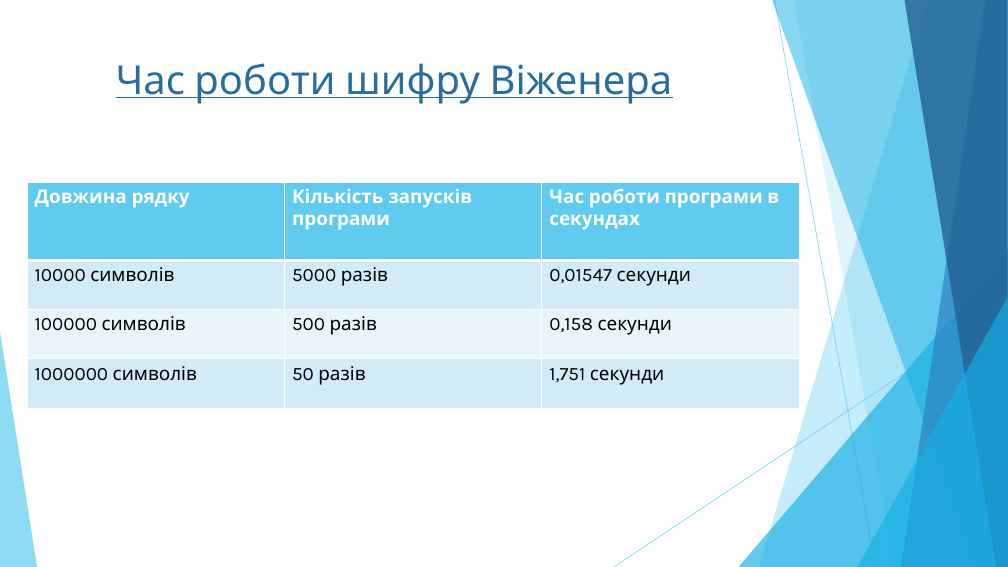
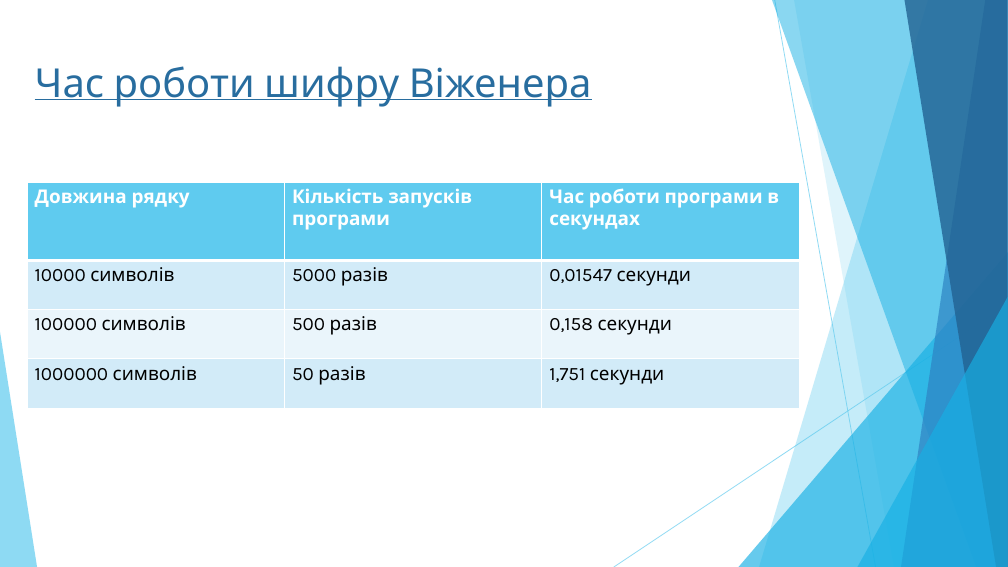
Before and after one commit to yarikpo/MAN-2019-2020-chat, a slide deck: slide 10 of prez/emty.pptx (slide 11 before the commit). Drawn at 1008x567 pixels with LibreOffice and Linux fonts; fonts in the diff are those of the drawing. Boxes give left, top, right and bottom in pixels: in the first picture for what was removed or moved away, otherwise in the second. Text is boxed around its words. In the diff, an @@ line names an element or a change of style, - is before the commit and + after.

```diff
--- a/prez/emty.pptx
+++ b/prez/emty.pptx
@@ title "Час роботи шифру Віженера": place and size @@
-title "Час роботи шифру Віженера" at [116,63,673,104]
+title "Час роботи шифру Віженера" at [35,66,592,107]
```
Also in this commit, not shown: 4 other slides changed, 1 slide added, 2 slides removed.
